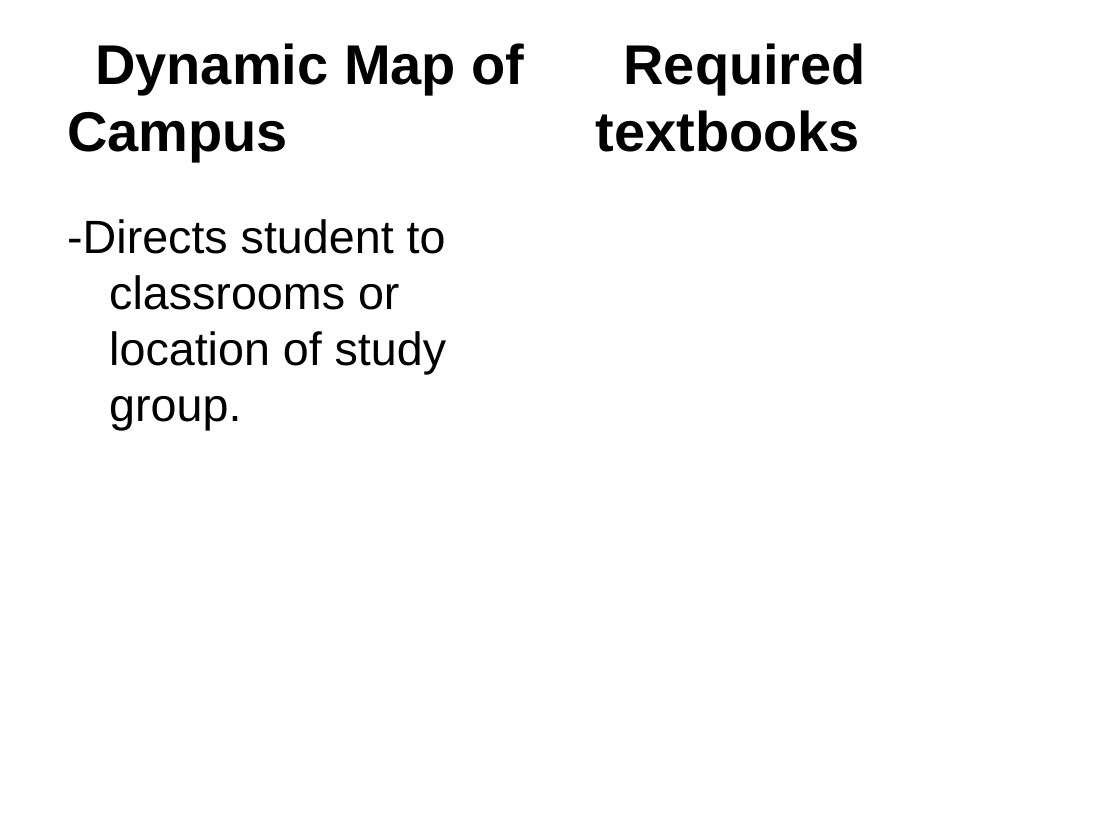
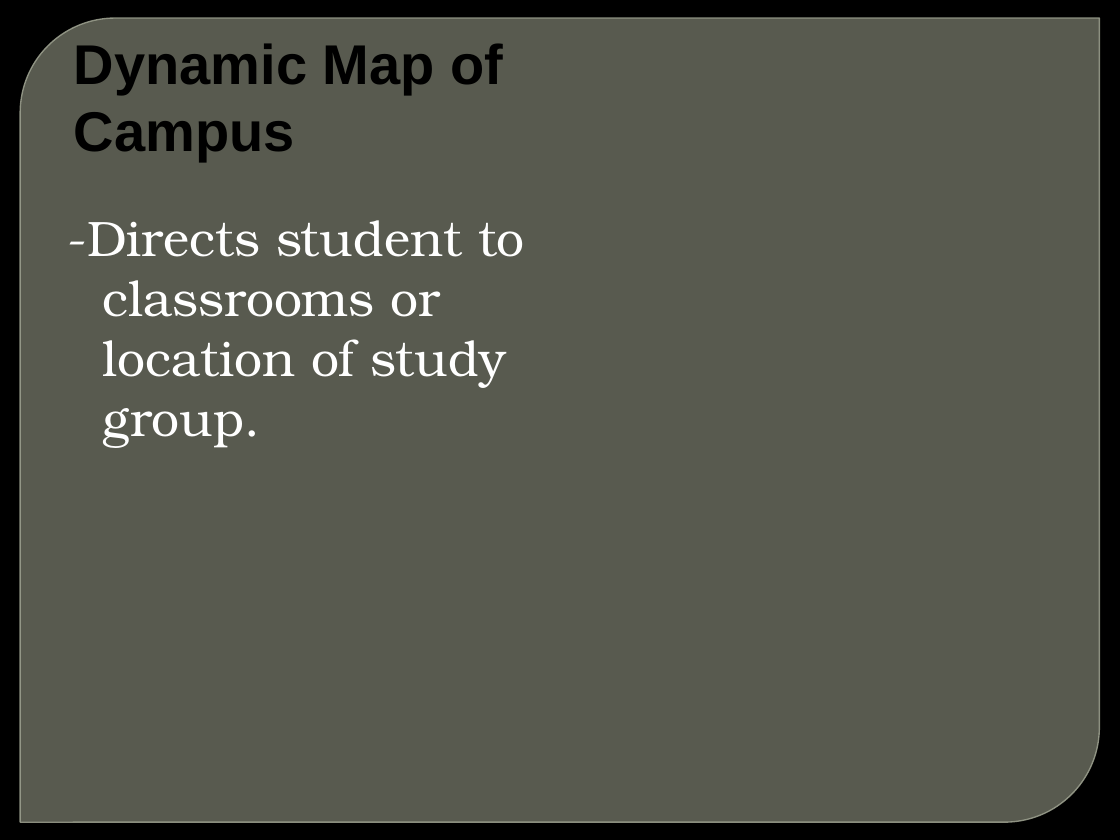
Before and after one commit to zgthompson/pockwester, a slide deck: slide 11 of documentation/Forge.pptx (slide 6 before the commit). Drawn at 1120x840 pixels with LibreOffice and Linux fonts; fonts in the diff are those of the drawing; background and template pictures are left out. Boxes give left, top, right and bottom in pixels: in the first picture for what was removed or moved away, otherwise in the second. Text is boxed around its words. In the diff, an @@ line names an element or a change of style, - is before the commit and + after.

```diff
--- a/documentation/Forge.pptx
+++ b/documentation/Forge.pptx
@@ background #FFFFFF to picture (left out) @@
@@ round diag rect added at <box>20,18,1100,822</box>, fill #888B7B at 65% opacity, outline #9DA090 0.87 pt @@
@@ title "Dynamic Map of Campus" at <box>74,43,503,161</box>: indent changed @@
@@ title removed at <box>596,43,866,152</box> @@
-Required textbooks
@@ text "-Directs student to classrooms or ..." at <box>67,220,524,448</box>: size 30 to 32 pt, font Arial to TeX Gyre Bonum, text colour #000000 to #FFFFFF; indent changed; less space between paragraphs @@
```
Also in this commit, not shown: 5 other slides changed, 9 slides added, 5 slides removed.
